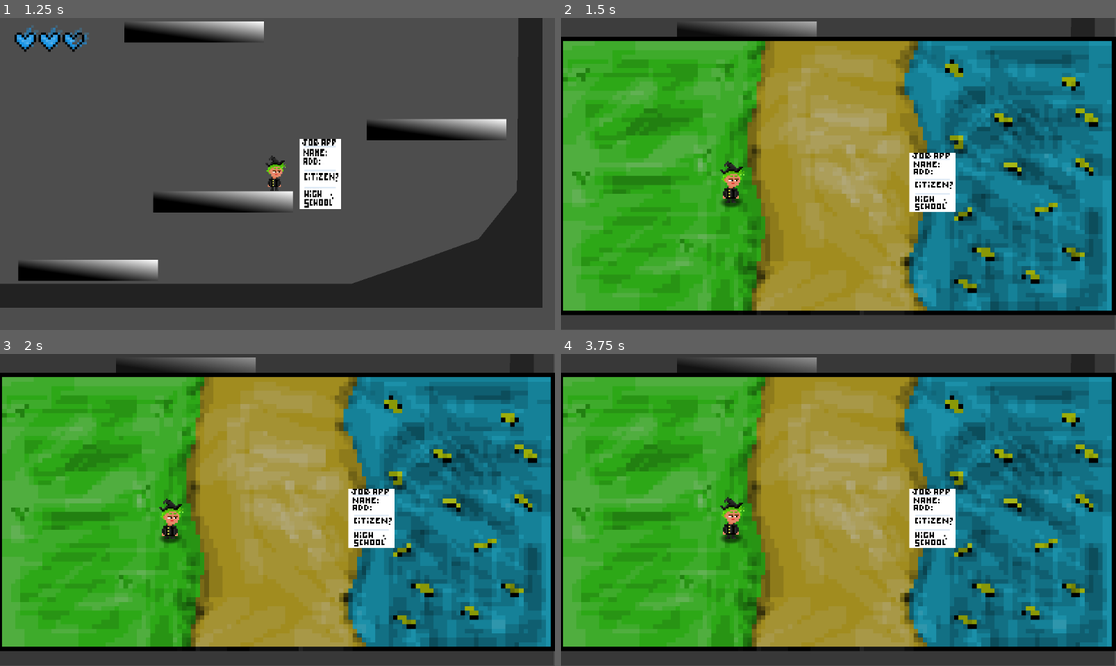
Above: before the commit, frames 1-4 (two rows, left to right).
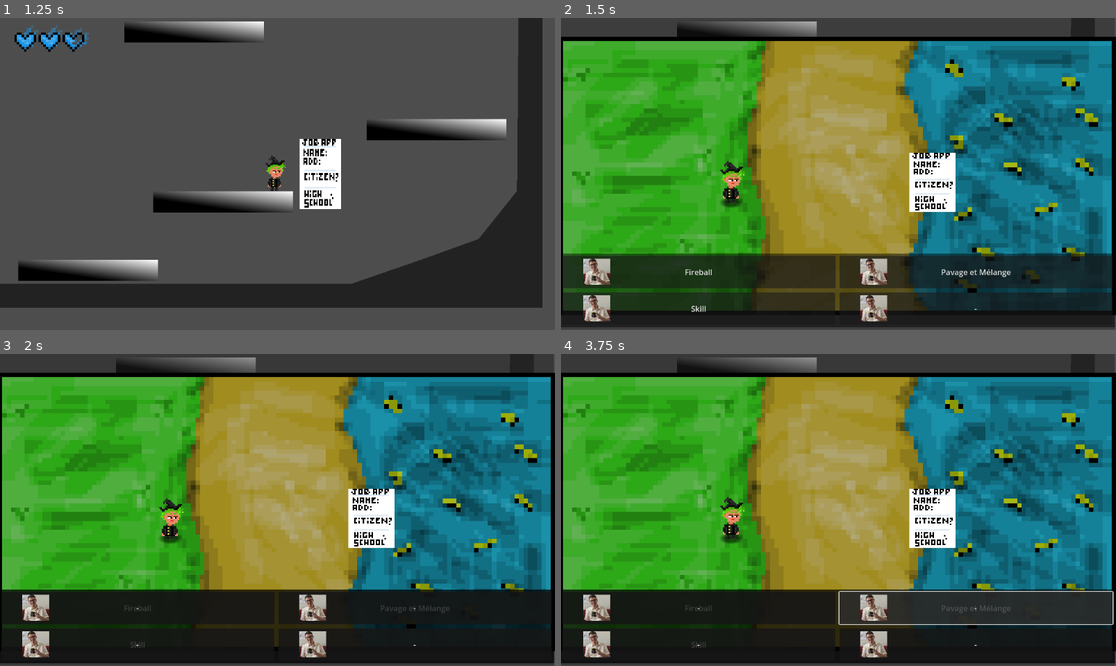
Above: after the commit, the same moments.

Repository: RTheoGH/CSSG
Game: Godot game, scene res://scenes/Menu.tscn
Same seed, same stepped clock (60 frames per second), same inputs: the game is played once before the commit and once after it.
Inputs (mouse positions are in pixels of both pictures, inside the frame that each line leads up to):
- Up to frame 1 (1.25 s): click "START" at 0.5 s
- Up to frame 2 (1.5 s): tap Enter (ui_accept) at 1.25, 1.35 s; move the mouse to (960, 158) at 1.27 s; hold D (right) from 1.28 s (still down)
- Up to frame 3 (2 s): keep holding D (right); tap Space (jump) at 1.52 s
- Up to frame 4 (3.75 s): release D (right) at 2 s; click (699, 606) at 2 s, where only the run after the commit has a clickable "Fireball"; click (699, 644) at 2.75 s, where only the run after the commit has a clickable "Skill"; click (977, 606) at 3.5 s, where only the run after the commit has a clickable "Pavage et Mélange"

Frame 1 is identical in both runs. In frame 2, 22% of the frame differs, in the area x 0-100%, y 75-100%; in frame 3, 22%; in frame 4, 22%.
Error before the commit: Invalid assignment of property or key 'text' with value of type 'String' on a base object of type 'null instance'. (res://scenes/skill_select.gd:15)

Commit message:
Des skills et des lettres

Diff:
--- a/scenes/Main.tscn
+++ b/scenes/Main.tscn
@@ -28,6 +28,7 @@
 [ext_resource type="Texture2D" uid="uid://bmsfej5fhcbui" path="res://ressources/images/studentA_marche4.png" id="13_pnt3o"]
 [ext_resource type="Script" path="res://scripts/skills/skill.gd" id="18_c4rqx"]
 [ext_resource type="Script" path="res://scripts/skills/fireball.gd" id="19_l33xc"]
+[ext_resource type="Script" path="res://scripts/skills/pm.gd" id="19_nhipu"]
 
 [sub_resource type="ShaderMaterial" id="ShaderMaterial_2exay"]
 shader = ExtResource("3_jqtgi")
@@ -196,6 +197,9 @@
 [sub_resource type="Resource" id="Resource_xldig"]
 script = ExtResource("18_c4rqx")
 
+[sub_resource type="Resource" id="Resource_kkyj2"]
+script = ExtResource("19_nhipu")
+
 [sub_resource type="AudioStreamRandomizer" id="AudioStreamRandomizer_hq08k"]
 streams_count = 4
 stream_0/stream = ExtResource("10_xgx00")
@@ -221,6 +225,7 @@
 color = Color(0.141176, 0.141176, 0.141176, 0)
 
 [node name="FightHUD" type="CanvasLayer" parent="."]
+follow_viewport_scale = 0.25
 
 [node name="TextureRect" type="TextureRect" parent="FightHUD"]
 texture_filter = 1
@@ -287,7 +292,7 @@
 text = "relancer"
 
 [node name="chomeur" parent="." instance=ExtResource("4_apvqn")]
-skills = Array[ExtResource("18_c4rqx")]([SubResource("Resource_s3pkg"), SubResource("Resource_xldig")])
+skills = Array[ExtResource("18_c4rqx")]([SubResource("Resource_s3pkg"), SubResource("Resource_xldig"), SubResource("Resource_kkyj2")])
 
 [node name="AudioStreamPlayer" type="AudioStreamPlayer" parent="."]
 stream = ExtResource("4_r14mf")
--- a/scenes/skill_select.gd
+++ b/scenes/skill_select.gd
@@ -4,12 +4,25 @@
 var boutons : Array[Button]
 var skills : Array[Skill]
 
-func _init(s: Array[Skill]) -> void:
-	skills = s
+#func _init(s: Array[Skill]) -> void:
+	#skills = s
 
 
 func _ready() -> void:
-	boutons = [$Skill1, $Skill2, $Skill3, $Skill4]
+	pass
+
+func get_chomeur_skills(liste):
+	skills = liste
+	var get_skills = get_parent().get_node("SkillSelect")
+	print(get_skills)
+	var skill1 = get_skills.get_node("Skill1")
+	var skill2 = get_skills.get_node("Skill2")
+	var skill3 = get_skills.get_node("Skill3")
+	var skill4 = get_skills.get_node("Skill4")
+	print([skill1, skill2, skill3, skill4])
+	#for i in range(get_tree().size()):
+		#print(get_children())
+	boutons = [skill1, skill2, skill3, skill4]
 	var sl := skills.size() if skills.size() < boutons.size() else boutons.size()
 	for i in range(sl):
 		boutons[i].text = skills[i].get_class_name()
--- a/scenes/skill_select.tscn
+++ b/scenes/skill_select.tscn
@@ -4,8 +4,10 @@
 [ext_resource type="Script" path="res://scenes/skill_select.gd" id="1_xumfo"]
 
 [node name="SkillSelect" type="ColorRect"]
-offset_right = 1152.0
-offset_bottom = 153.0
+offset_left = -2.0
+offset_top = 489.0
+offset_right = 1150.0
+offset_bottom = 642.0
 color = Color(0, 0, 0, 0.462745)
 script = ExtResource("1_xumfo")
 
--- a/scripts/main.gd
+++ b/scripts/main.gd
@@ -56,9 +56,13 @@
 	fight_text.visible_ratio += 0.05
 	if Input.is_action_just_pressed("ui_accept"):
 		$FightHUD/ColorRect.hide()
-		var skills_hud := SkillSelect.new($chomeur.skills)
-		$FightHUD.add_child(skills_hud)
-
+		var skills_hud := preload("res://scenes/skill_select.tscn")
+		#var skills_hud := SkillSelect.($chomeur.skills)
+		#skills_hud.name = "SkillSelect"
+		print(get_node("chomeur").skills)
+		var apagnan = skills_hud.instantiate()
+		$FightHUD.add_child(apagnan)
+		apagnan.get_chomeur_skills(get_node("chomeur").skills)
 
 func new_game():
 	get_node("text").hide()
--- /dev/null
+++ b/scripts/skills/pm.gd
@@ -0,0 +1,5 @@
+class_name PM
+extends Skill
+
+func get_class_name() -> String:
+	return "Pavage et Mélange"
Not shown: 2 places in scenes/Main.tscn that only renumber resources
